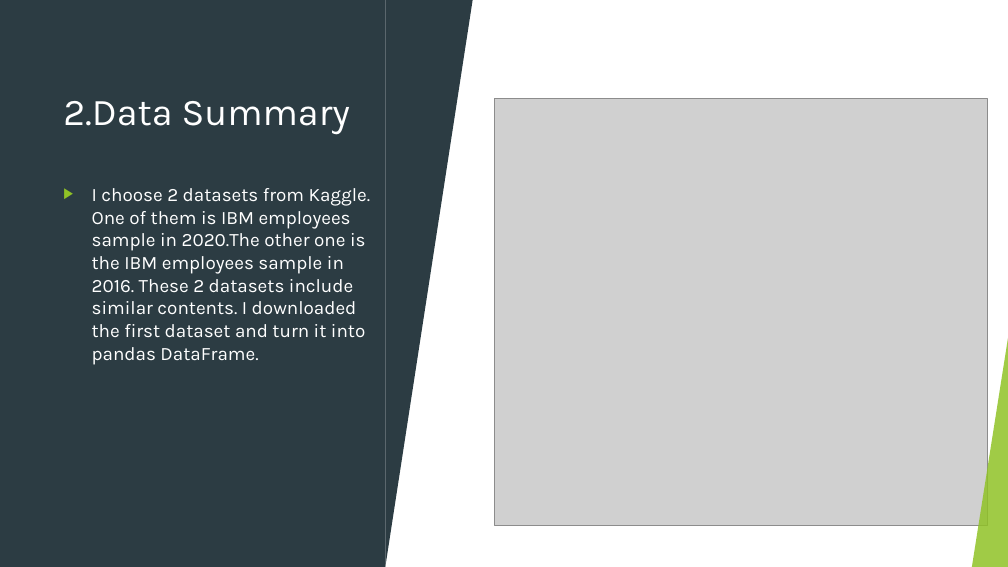
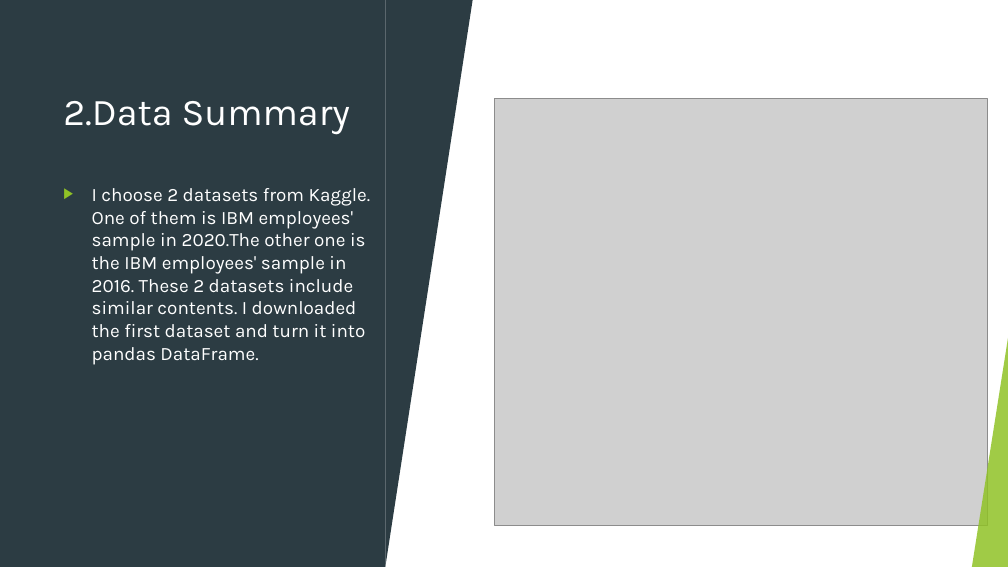
Before and after one commit to Destiny-G1997/AIM-5001, a slide deck: slide 3 of Final project Data/Final Project Presentation.pptx. Drawn at 1008x567 pixels with LibreOffice and Linux fonts; fonts in the diff are those of the drawing; grey boxes stand for pictures. Boxes give left, top, right and bottom in pixels: in the first picture for what was removed or moved away, otherwise in the second. Text is boxed around its words. In the diff, an @@ line names an element or a change of style, - is before the commit and + after.

```diff
--- a/Final project Data/Final Project Presentation.pptx
+++ b/Final project Data/Final Project Presentation.pptx
@@ text at (x1=92, y1=188, x2=371, y2=365): text changed @@
-▶ I choose 2 datasets from Kaggle. One of them is IBM employees sample in 2020.The other one is the IBM employees sample in 2016. These 2 datasets include similar contents. I downloaded the first dataset and turn it into pandas DataFrame.
+▶ I choose 2 datasets from Kaggle. One of them is IBM employees' sample in 2020.The other one is the IBM employees' sample in 2016. These 2 datasets include similar contents. I downloaded the first dataset and turn it into pandas DataFrame.
```
Also in this commit, not shown: 3 other slides changed.
